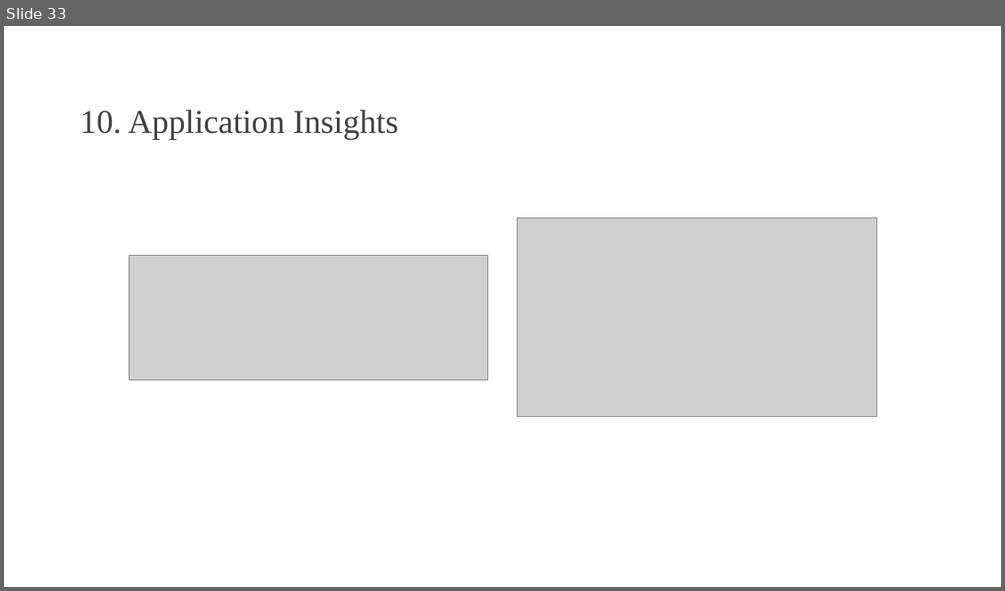
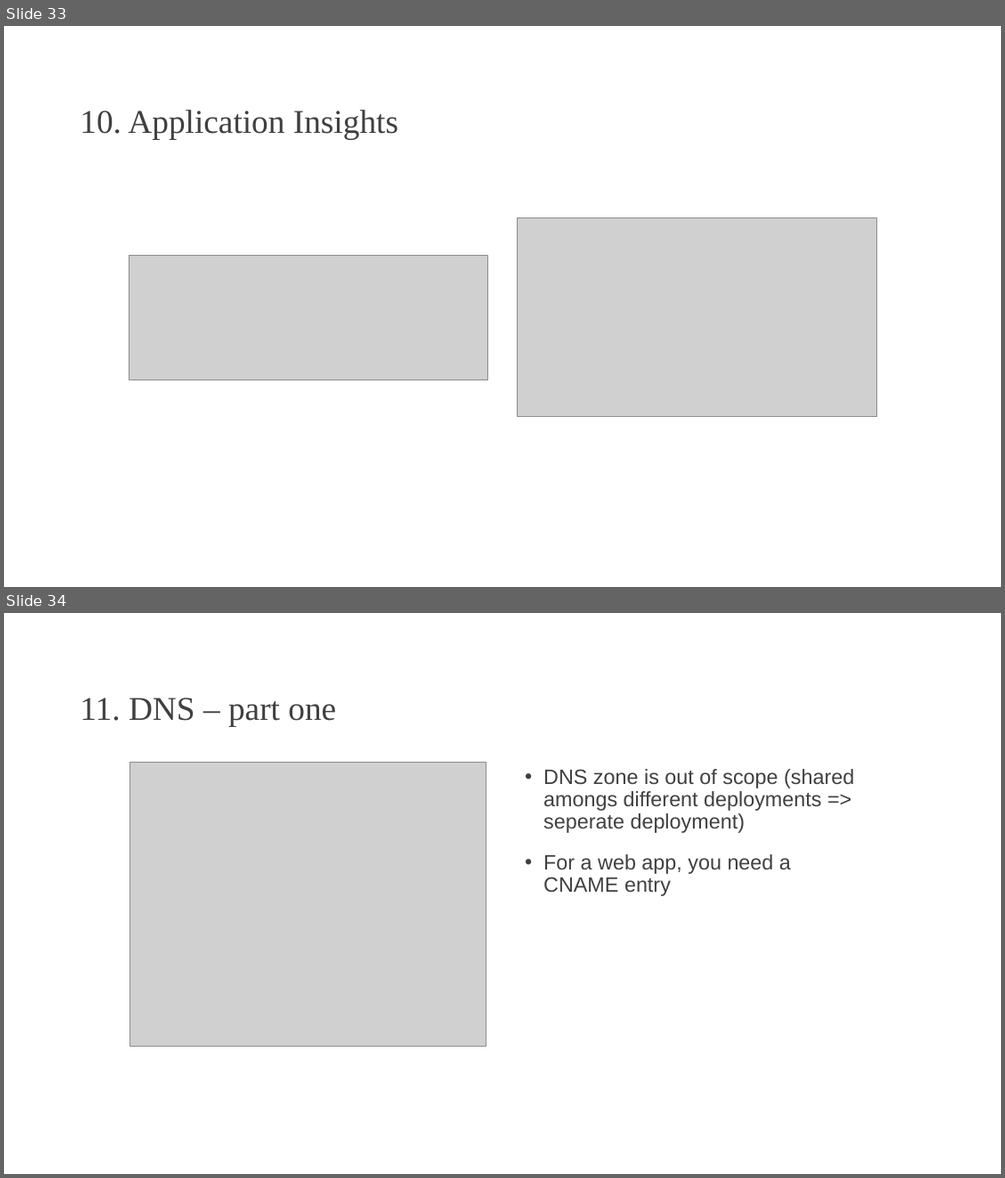
Before and after one commit to johnverbiest/Terraform101-KnowledgeShare, a slide deck: Terraform 101.pptx. Shown one above the other, each under a label of ours: slide 33 before the commit, slides 33 and 34 after it. The pictures are 1005x591 and 1005x1178 pixels, drawn with LibreOffice and Linux fonts; fonts in the diff are those of the drawing; grey boxes stand for pictures; background and template pictures are left out. Boxes give left, top, right and bottom in pixels: in the first picture for what was removed or moved away, otherwise in the second. Text is boxed around its words. In the diff, an @@ line names an element or a change of style, - is before the commit and + after.

```diff
--- a/Terraform 101.pptx
+++ b/Terraform 101.pptx
@@ slide 34 added at bbox=[4, 613, 1001, 1174], background picture (left out) @@
@@ title added at bbox=[80, 698, 336, 726], 32 pt, text #404040 @@
+11. DNS – part one
@@ picture added at bbox=[129, 763, 486, 1046] @@
@@ text added at bbox=[543, 769, 854, 896], 20 pt, text #404040 @@
+• DNS zone is out of scope (shared amongs different deployments => seperate deployment)
+• For a web app, you need a CNAME entry
```
Also in this commit, not shown: 1 slide changed, 2 other slides added, 2 other files.
